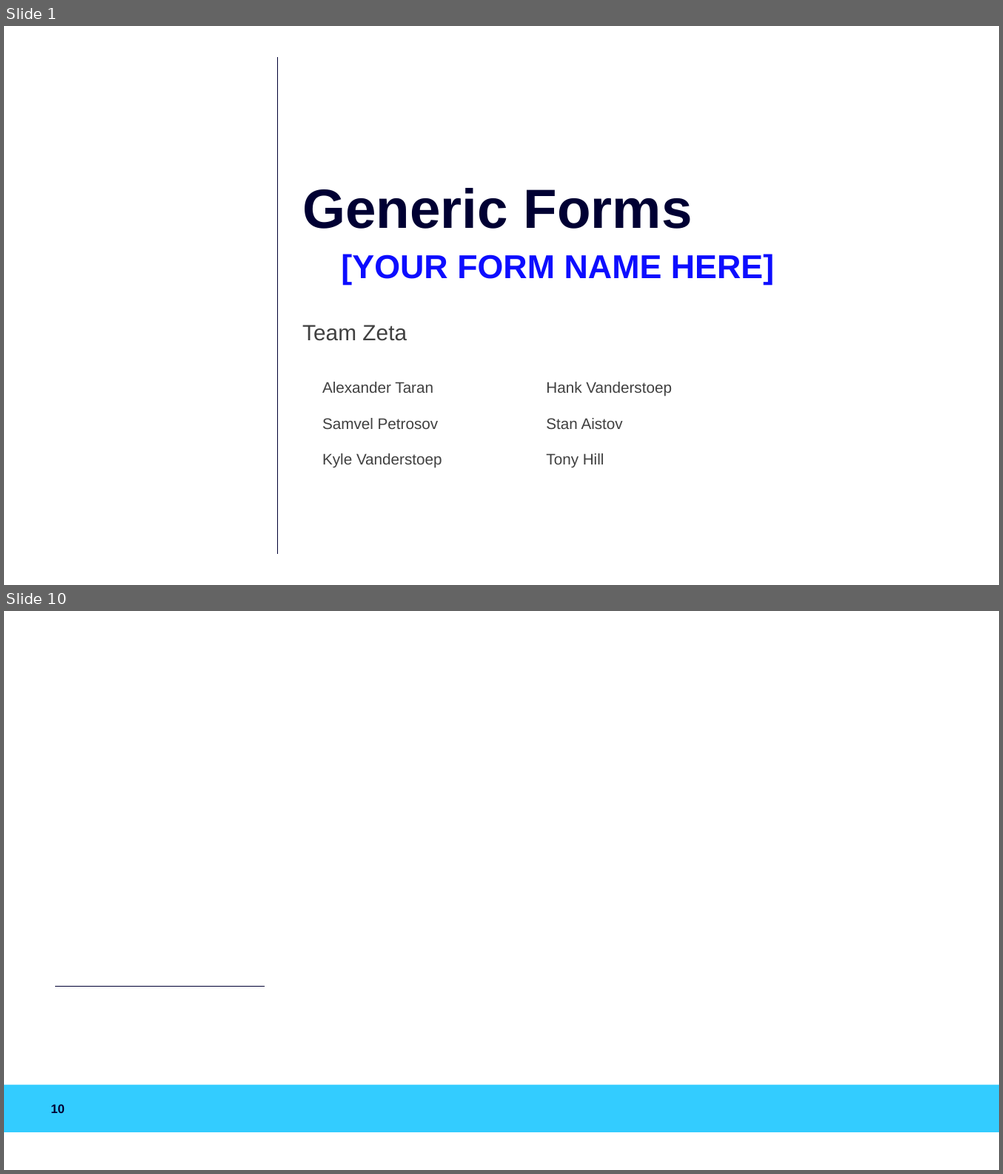
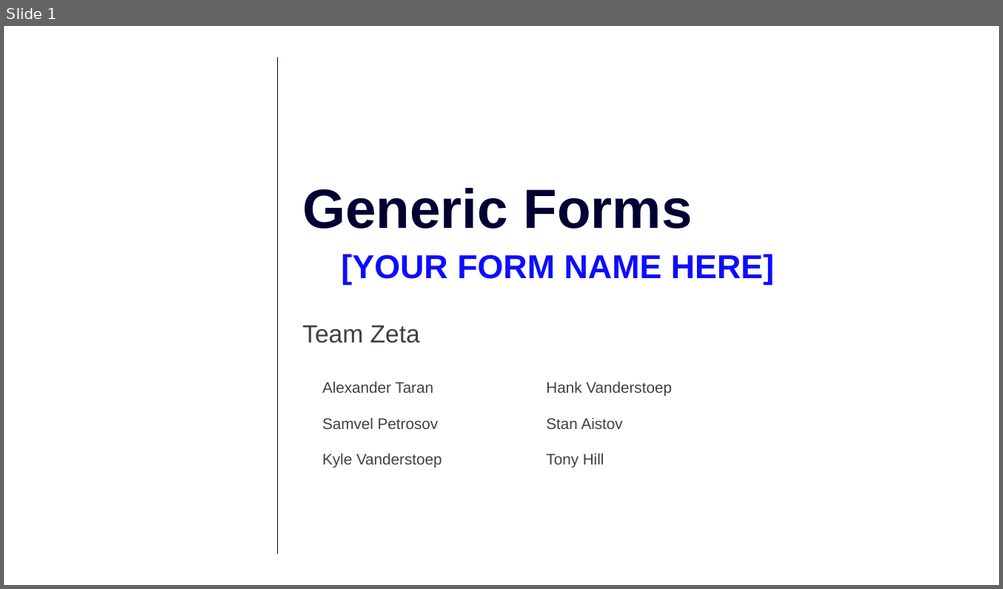
Before and after one commit to AcumaticaHackathon/2020-Team-Zeta, a slide deck: Misc/Summit 2020 Zeta.pptx. Shown one above the other, each under a label of ours: slides 1 and 10 before the commit, slide 1 after it; the slides between them are not shown. The pictures are 1003x1174 and 1003x589 pixels, drawn with LibreOffice and Linux fonts; fonts in the diff are those of the drawing; background and template pictures are left out. Boxes give left, top, right and bottom in pixels: in the first picture for what was removed or moved away, otherwise in the second. Text is boxed around its words. In the diff, an @@ line names an element or a change of style, - is before the commit and + after.

```diff
--- a/Misc/Summit 2020 Zeta.pptx
+++ b/Misc/Summit 2020 Zeta.pptx
@@ slide 10 removed at (4,611,999,1170), background #FFFFFF @@
@@ line removed from (55, 987) to (264, 987) @@
@@ rectangle removed at (4,1085,999,1133) @@
@@ page number removed at (51,1105,65,1113) @@
-10
@@ slide 1 changed as well @@
@@ text "Team Zeta" at (302,326,420,343): size 21.3 to 24 pt @@
```
Also in this commit, not shown: 6 slides added, 9 other slides removed.
